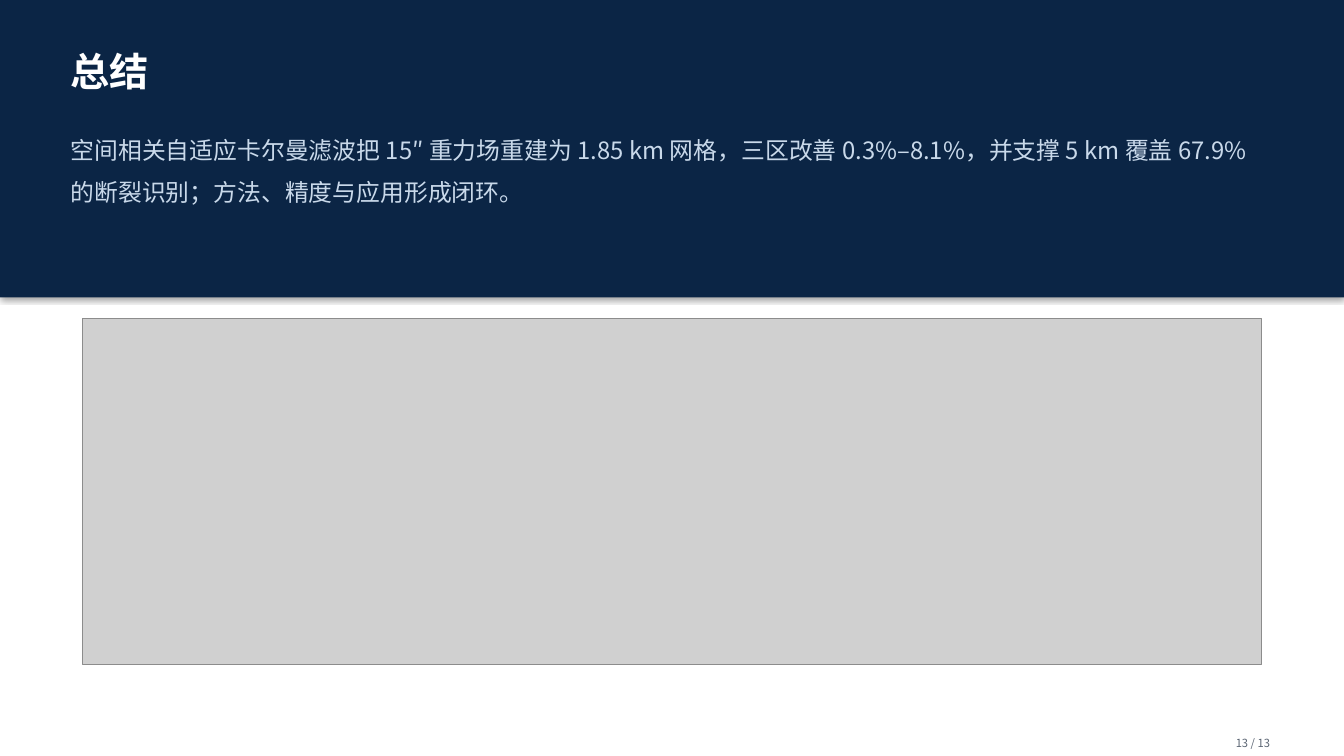
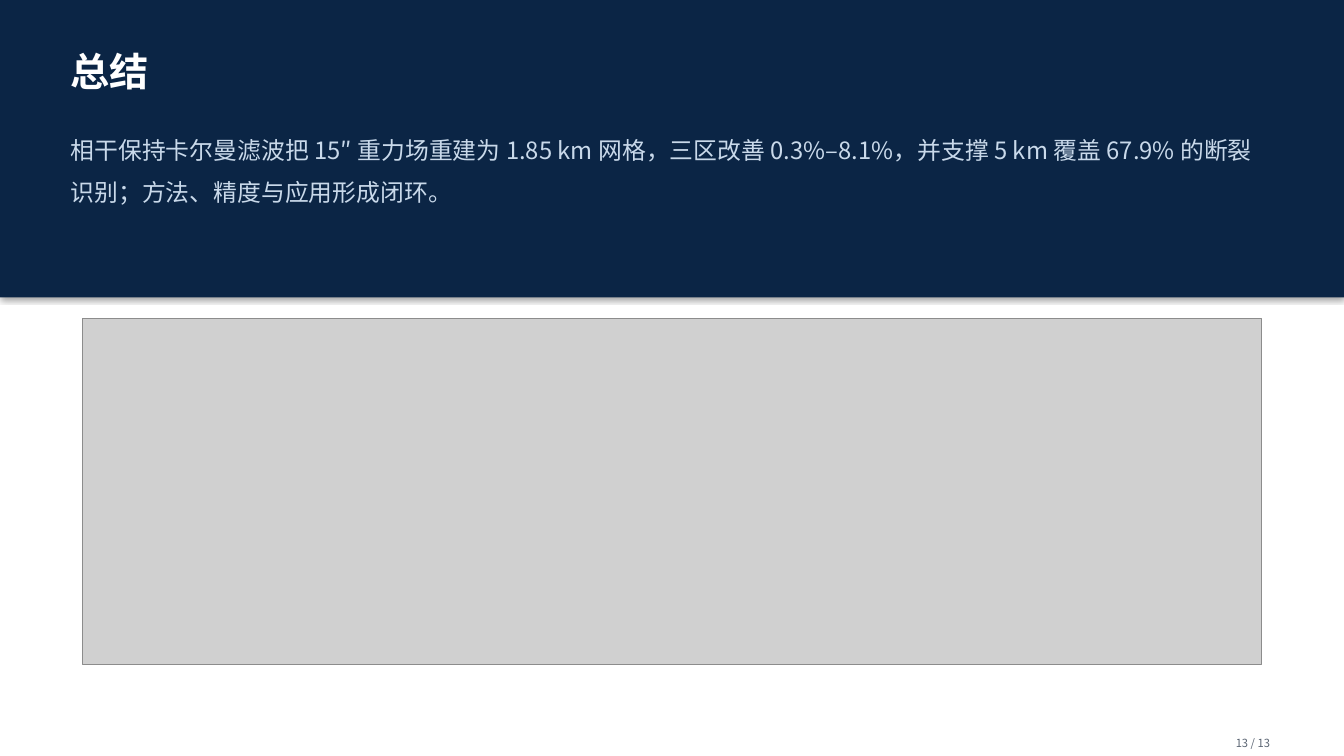
Before and after one commit to shuyunkai/kalman_gravity, a slide deck: slide 13 of ppt/汇报_新结构_13页.pptx. Drawn at 1344x756 pixels with LibreOffice and Linux fonts; fonts in the diff are those of the drawing; grey boxes stand for pictures. Boxes give left, top, right and bottom in pixels: in the first picture for what was removed or moved away, otherwise in the second. Text is boxed around its words. In the diff, an @@ line names an element or a change of style, - is before the commit and + after.

```diff
--- a/ppt/汇报_新结构_13页.pptx
+++ b/ppt/汇报_新结构_13页.pptx
@@ text at [71,139,1251,205]: text changed @@
-空间相关自适应卡尔曼滤波把 15″ 重力场重建为 1.85 km 网格，三区改善 0.3%–8.1%，并支撑 5 km 覆盖 67.9% 的断裂识别；方法、精度与应用形成闭环。
+相干保持卡尔曼滤波把 15″ 重力场重建为 1.85 km 网格，三区改善 0.3%–8.1%，并支撑 5 km 覆盖 67.9% 的断裂识别；方法、精度与应用形成闭环。
```
Also in this commit, not shown: 3 other slides changed, 5 other files.
